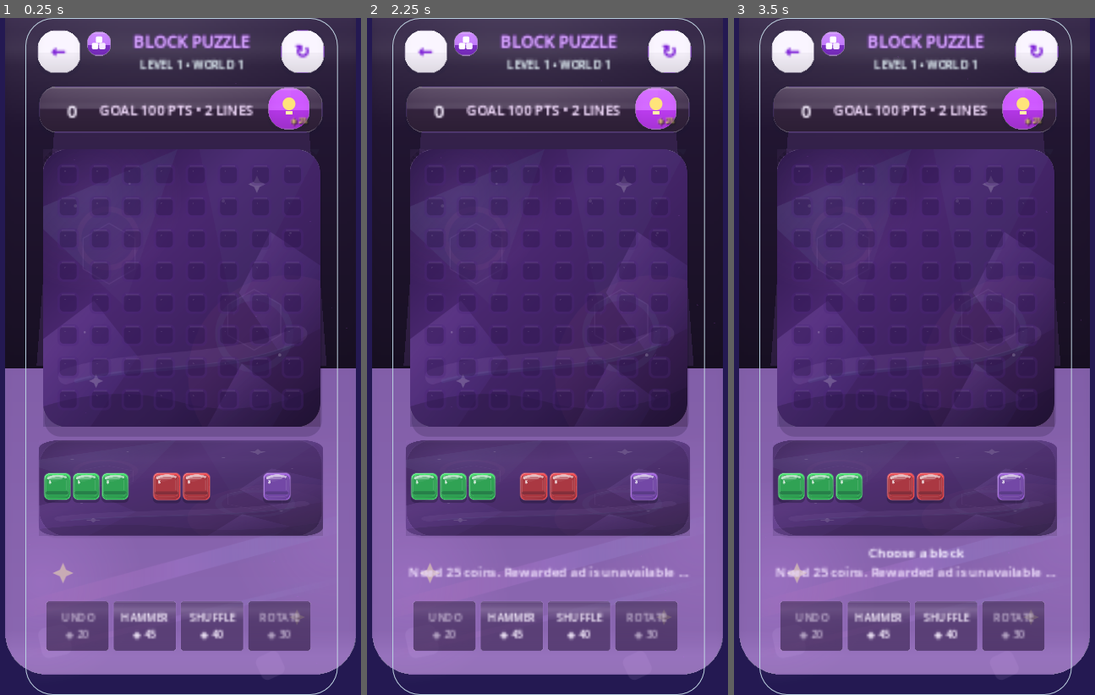
Above: before the commit, frames 1-3 (left to right).
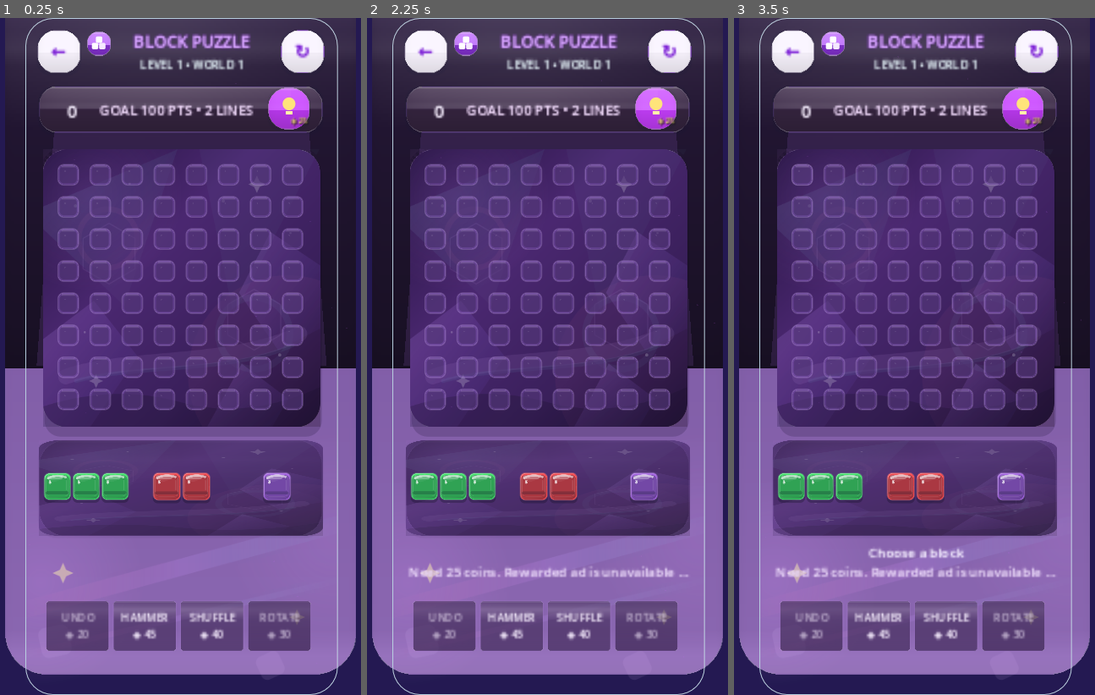
Above: after the commit, the same moments.

Repository: eghosa001/unjam
Game: Godot game, scene res://scenes/BlockPuzzle.tscn
Two runs of this game, one before a commit and one after it. Both use one fixed random seed, a clock stepped at 60 frames per second and the inputs below. This scene is started directly instead of the project's main scene.
Inputs (mouse positions are in pixels of both pictures, inside the frame that each line leads up to):
- Up to frame 1 (0.25 s): no input
- Up to frame 2 (2.25 s): click "←" at 0.5 s; click "↻" at 1.25 s; click "◈25" at 2 s
- Up to frame 3 (3.5 s): click (802, 173) at 2.77 s

The runs differ from the first frame. In frame 1, 4.7% of the frame differs, in the area x 15-85%, y 21-58%; in frame 2, 4.7%; in frame 3, 4.8%.

Commit message:
Improve playfield contrast and prevent objective icon/text collision

Diff:
--- a/scripts/ui/block_cell_button.gd
+++ b/scripts/ui/block_cell_button.gd
@@ -187,15 +187,15 @@
 	if not occupied and not preview:
 		# Quiet inset pads: empty cells are defined by fill/depth, not 64 bright
 		# outlines. Placed blocks therefore own the colour and contrast hierarchy.
-		var idle_fill := Color(0.29, 0.14, 0.48, 0.31 + hover_amount * 0.05)
-		_draw_box(inset, idle_fill, 7, Color.TRANSPARENT, 0)
+		var idle_fill := Color(0.49, 0.34, 0.68, 0.49 + hover_amount * 0.06)
+		_draw_box(inset, idle_fill, 7, Color(0.88, 0.76, 1.0, 0.24 + hover_amount * 0.12), 1)
 		var well := inset.grow(-3.0)
 		_draw_box(well, Color(0.085, 0.04, 0.17, 0.24), 5, Color.TRANSPARENT, 0)
 		var gloss_y := inset.position.y + 3.0
 		draw_line(
 			Vector2(inset.position.x + 6.0, gloss_y),
 			Vector2(inset.end.x - 6.0, gloss_y),
-			Color(0.94, 0.85, 1.0, 0.075 + hover_amount * 0.04),
+			Color(0.94, 0.85, 1.0, 0.15 + hover_amount * 0.05),
 			1.2,
 			true
 		)
